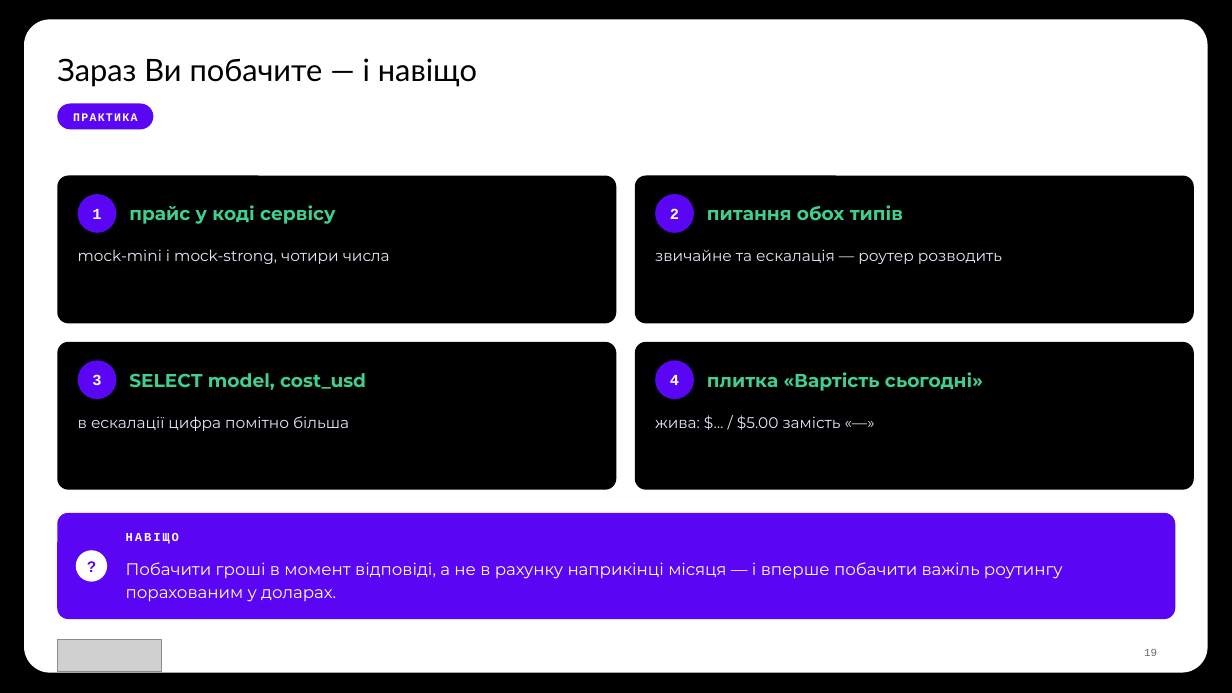
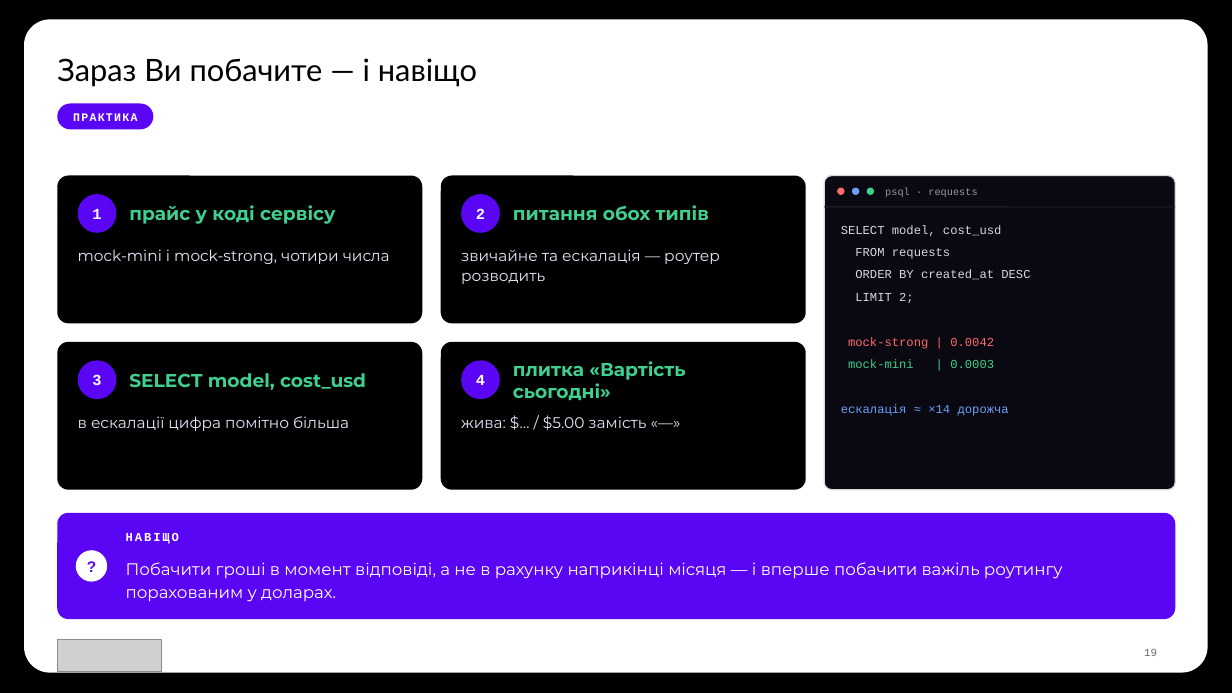
Before and after one commit to TarasFedorenkoFTV/llmops-bootcamp, a slide deck: slide 19 of docs/decks/L04.pptx. Drawn at 1232x693 pixels with LibreOffice and Linux fonts; fonts in the diff are those of the drawing; grey boxes stand for pictures; background and template pictures are left out. Boxes give left, top, right and bottom in pixels: in the first picture for what was removed or moved away, otherwise in the second. Text is boxed around its words. In the diff, an @@ line names an element or a change of style, - is before the commit and + after.

```diff
--- a/docs/decks/L04.pptx
+++ b/docs/decks/L04.pptx
@@ rounded rectangle: place and size @@
-rounded rectangle at bbox=[57, 176, 616, 323]
+rounded rectangle at bbox=[57, 176, 422, 323]
@@ rounded rectangle: place and size @@
-rounded rectangle at bbox=[635, 176, 1194, 323]
+rounded rectangle at bbox=[441, 176, 806, 323]
@@ rounded rectangle added at bbox=[824, 176, 1176, 490], fill #0A0810, outline #D9D9D9 1 pt @@
@@ text "питання обох типів": place and size @@
-text "питання обох типів" at bbox=[707, 205, 903, 221]
+text "питання обох типів" at bbox=[513, 205, 709, 221]
@@ line added from (824, 207) to (1176, 207), #2A2438 0.75 pt @@
@@ ellipse added at bbox=[837, 188, 845, 195], fill #FF6B6B @@
@@ ellipse added at bbox=[852, 188, 860, 195], fill #6BA0F8 @@
@@ ellipse added at bbox=[867, 188, 874, 195], fill #3FCF8E @@
@@ text added at bbox=[885, 188, 977, 197], 8 pt, text #9A94AA @@
+psql · requests
@@ text added at bbox=[841, 225, 1001, 236], 9.5 pt, text #D8D4E4 @@
+SELECT model, cost_usd
@@ text "звичайне та ескалація — роутер ..." rewrapped from bbox=[655, 249, 1002, 264] to bbox=[461, 249, 720, 284] @@
@@ text added at bbox=[855, 248, 950, 259], 9.5 pt, text #D8D4E4 @@
+FROM requests
@@ text added at bbox=[855, 270, 1030, 280], 9.5 pt, text #D8D4E4 @@
+ORDER BY created_at DESC
@@ text added at bbox=[855, 293, 914, 303], 9.5 pt, text #D8D4E4 @@
+LIMIT 2;
@@ rounded rectangle: place and size @@
-rounded rectangle at bbox=[57, 342, 616, 490]
+rounded rectangle at bbox=[57, 342, 422, 490]
@@ rounded rectangle: place and size @@
-rounded rectangle at bbox=[635, 342, 1194, 490]
+rounded rectangle at bbox=[441, 342, 806, 490]
@@ text "плитка «Вартість сьогодні»" rewrapped from bbox=[707, 372, 983, 391] to bbox=[513, 361, 685, 400] @@
@@ text added at bbox=[848, 337, 994, 349], 9.5 pt, text #FF6B6B @@
+mock-strong | 0.0042
@@ text added at bbox=[848, 359, 994, 368], 9.5 pt, text #3FCF8E @@
+mock-mini | 0.0003
@@ 2 texts, 2 ellipses: place and size @@
-2 texts, 2 ellipses at bbox=[655, 194, 694, 399]
+2 texts, 2 ellipses at bbox=[461, 194, 500, 399]
@@ text "жива: $… / $5.00 замість ...": place and size @@
-text "жива: $… / $5.00 замість ..." at bbox=[655, 415, 841, 430]
+text "жива: $… / $5.00 замість ..." at bbox=[461, 415, 646, 430]
@@ text added at bbox=[841, 404, 1009, 416], 9.5 pt, text #6BA0F8 @@
+ескалація ≈ ×14 дорожча
```
Also in this commit, not shown: 1 other slide changed, 30 other files.
